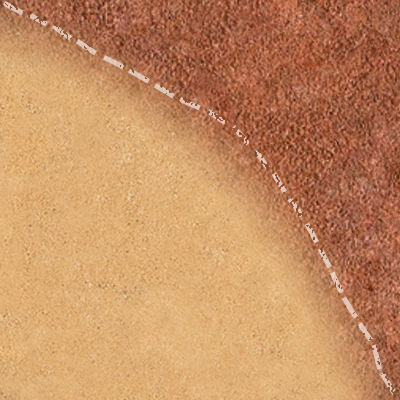
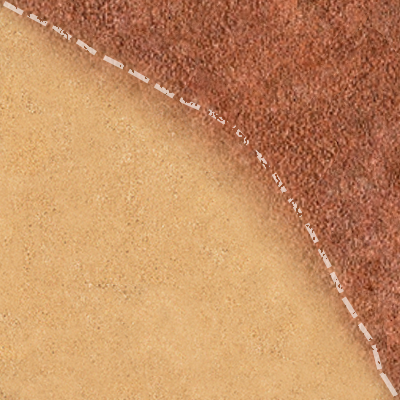
Layers edited between the first and the second 400 × 400 image:
painted on "Слой 2" over (0, 0, 400, 400)
